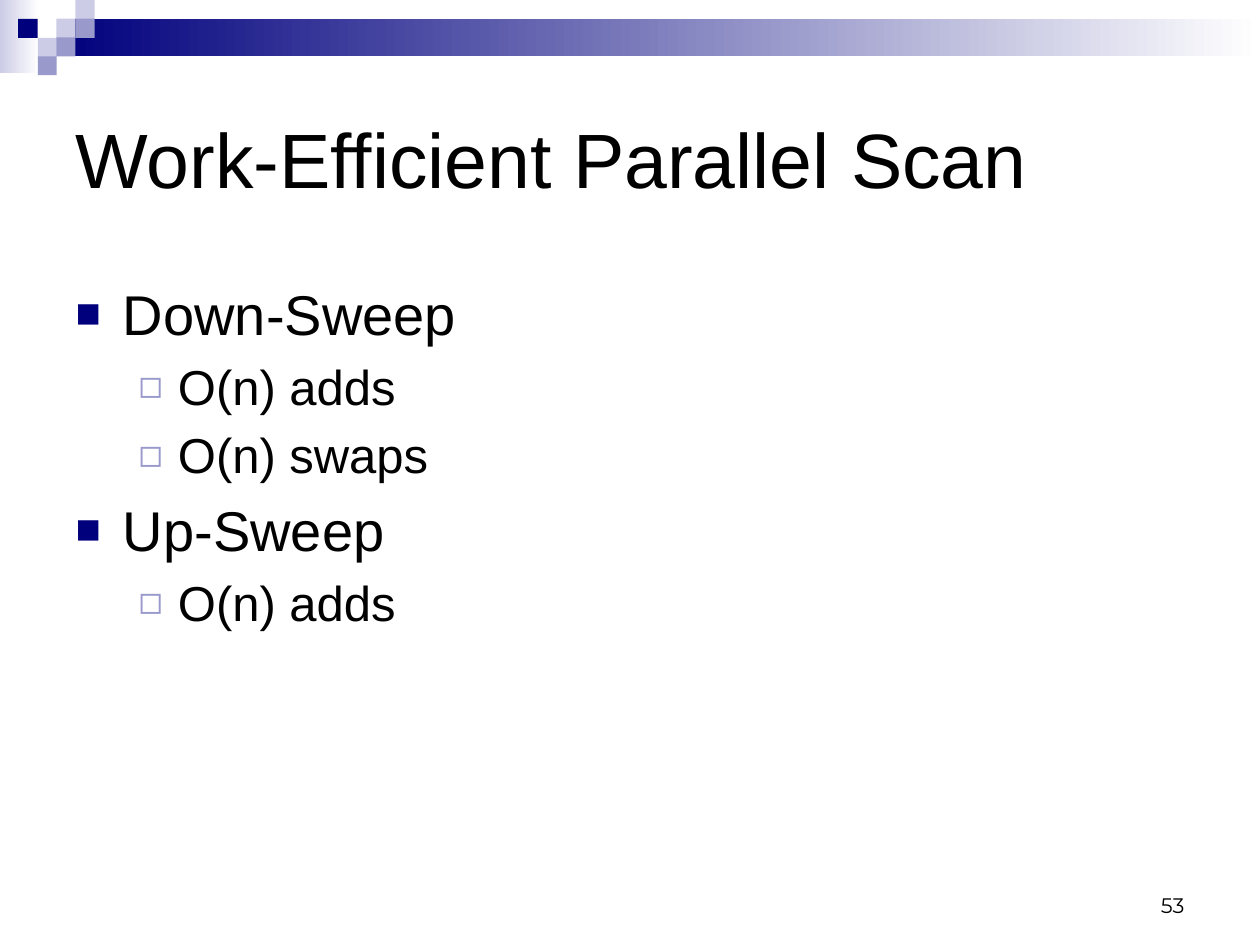
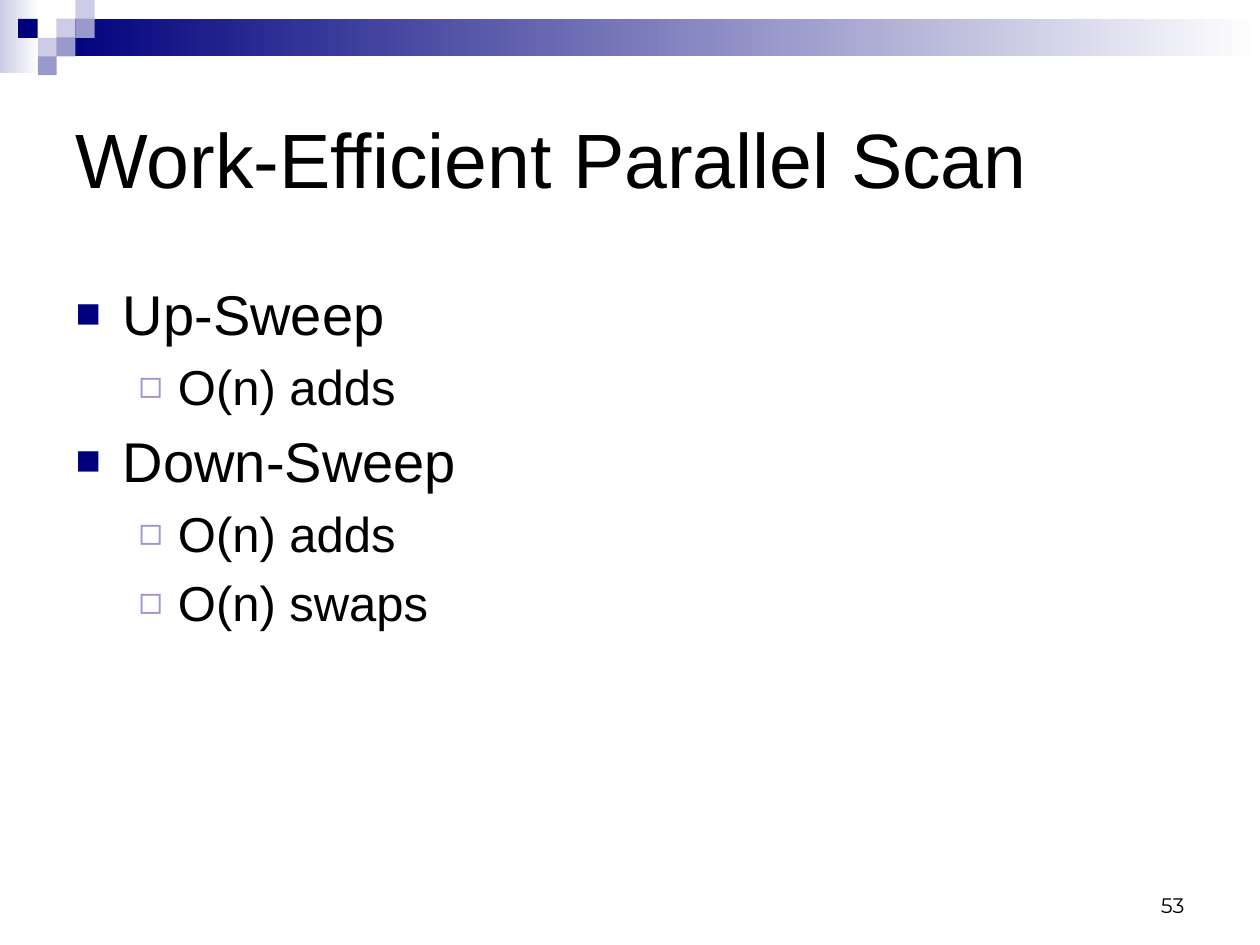
Before and after one commit to CIS565-Fall-2015/cis565-fall-2015.github.io, a slide deck: slide 53 of lectures/2-Parallel-Algorithms.pptx. Drawn at 1260x945 pixels with LibreOffice and Linux fonts; fonts in the diff are those of the drawing. Boxes give left, top, right and bottom in pixels: in the first picture for what was removed or moved away, otherwise in the second. Text is boxed around its words. In the diff, an @@ line names an element or a change of style, - is before the commit and + after.

Commit message:
Tweak slides

```diff
--- a/lectures/2-Parallel-Algorithms.pptx
+++ b/lectures/2-Parallel-Algorithms.pptx
@@ text at (123, 296, 395, 415): paragraphs added @@
+■ Up-Sweep
+  ◻ O(n) adds
@@ text at (123, 512, 395, 631): paragraphs removed @@
-■ Up-Sweep
-  ◻ O(n) adds
```
